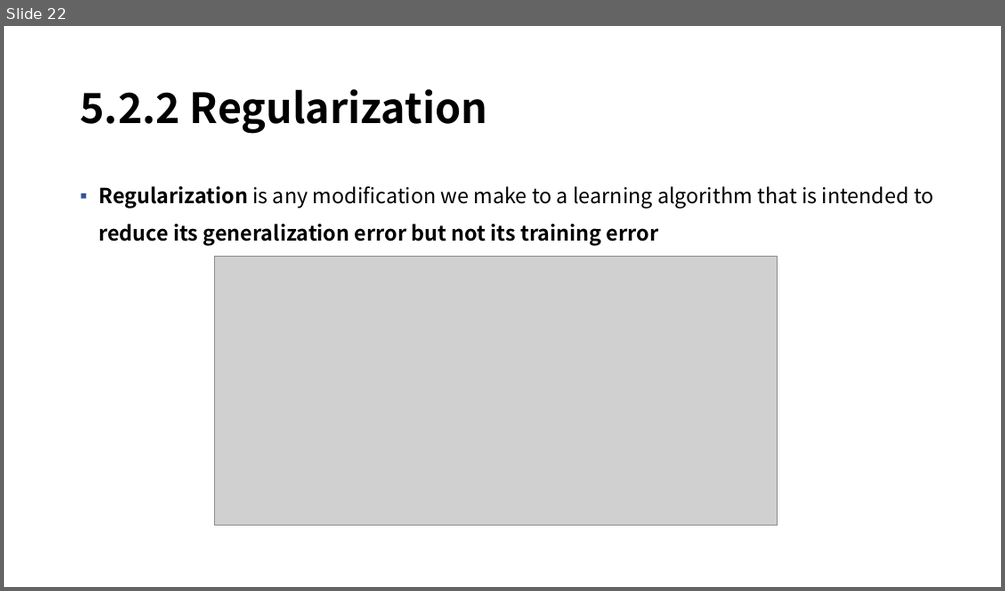
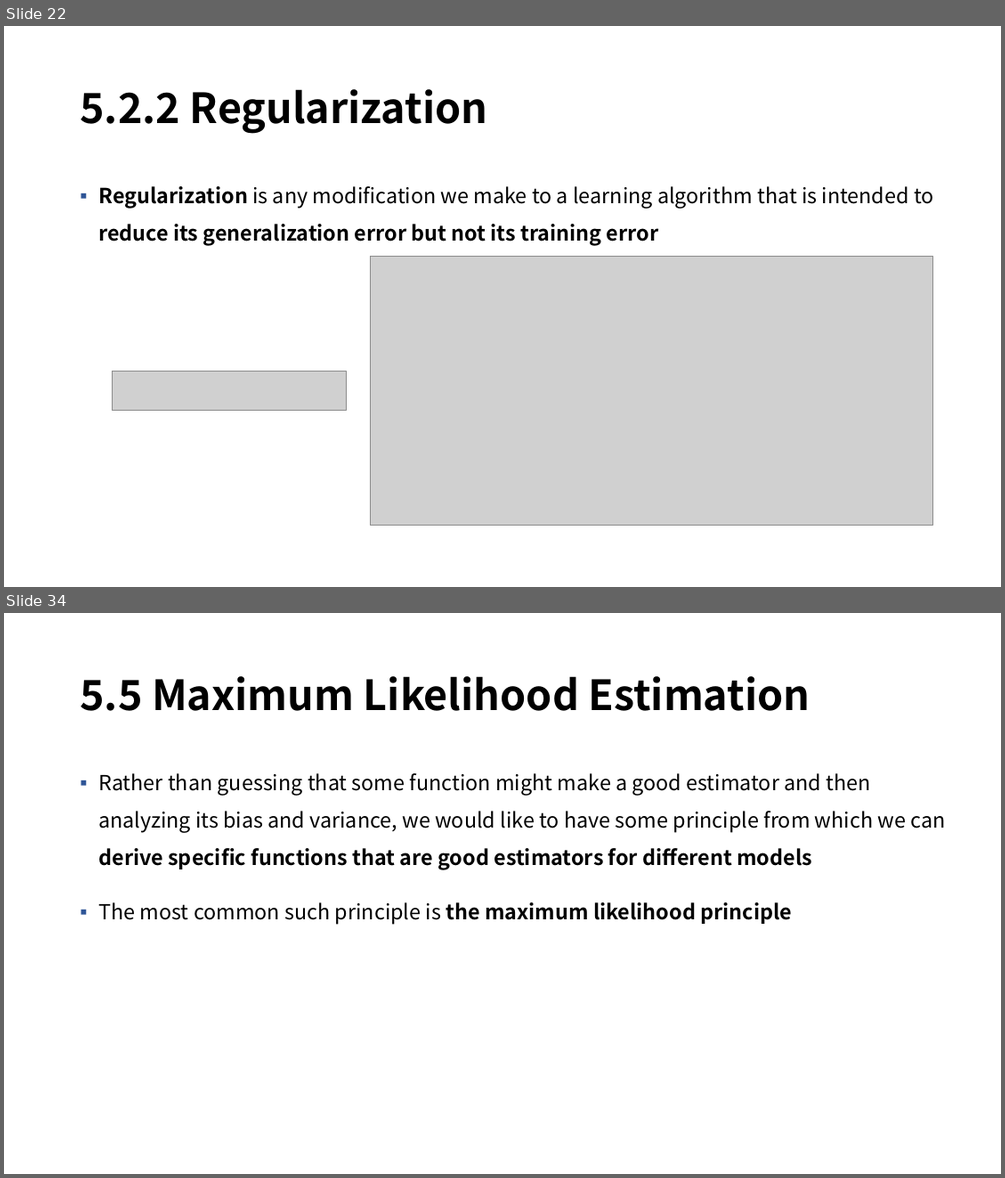
Before and after one commit to mmvv11/GraduateStudies, a slide deck: DeepLearningStudy/5-1. Machine Learning Basics, 230210, 정지운.pptx. Shown one above the other, each under a label of ours: slide 22 before the commit, slides 22 and 34 after it; the slides between them are not shown. The pictures are 1005x591 and 1005x1178 pixels, drawn with LibreOffice and Linux fonts; fonts in the diff are those of the drawing; grey boxes stand for pictures; background and template pictures are left out. Boxes give left, top, right and bottom in pixels: in the first picture for what was removed or moved away, otherwise in the second. Text is boxed around its words. In the diff, an @@ line names an element or a change of style, - is before the commit and + after.

```diff
--- a/DeepLearningStudy/5-1. Machine Learning Basics, 230210, 정지운.pptx
+++ b/DeepLearningStudy/5-1. Machine Learning Basics, 230210, 정지운.pptx
@@ slide 34 added at bbox=[4, 613, 1001, 1174], background picture (left out) @@
@@ title added at bbox=[80, 676, 810, 711], 40 pt, text #000000, bold @@
+5.5 Maximum Likelihood Estimation
@@ text added at bbox=[98, 773, 945, 925], 20 pt, text #000000 @@
+▪ Rather than guessing that some function might make a good estimator and then analyzing its bias and variance, we would like to have some principle from which we can derive speciﬁc functions that are good estimators for diﬀerent models
+▪ The most common such principle is the maximum likelihood principle
@@ slide 22 changed as well @@
@@ picture: place and size @@
-picture at bbox=[214, 257, 777, 524]
+picture at bbox=[370, 257, 932, 524]
@@ picture added at bbox=[112, 371, 346, 410] @@
```
Also in this commit, not shown: 21 other slides added, 1 slide removed.
